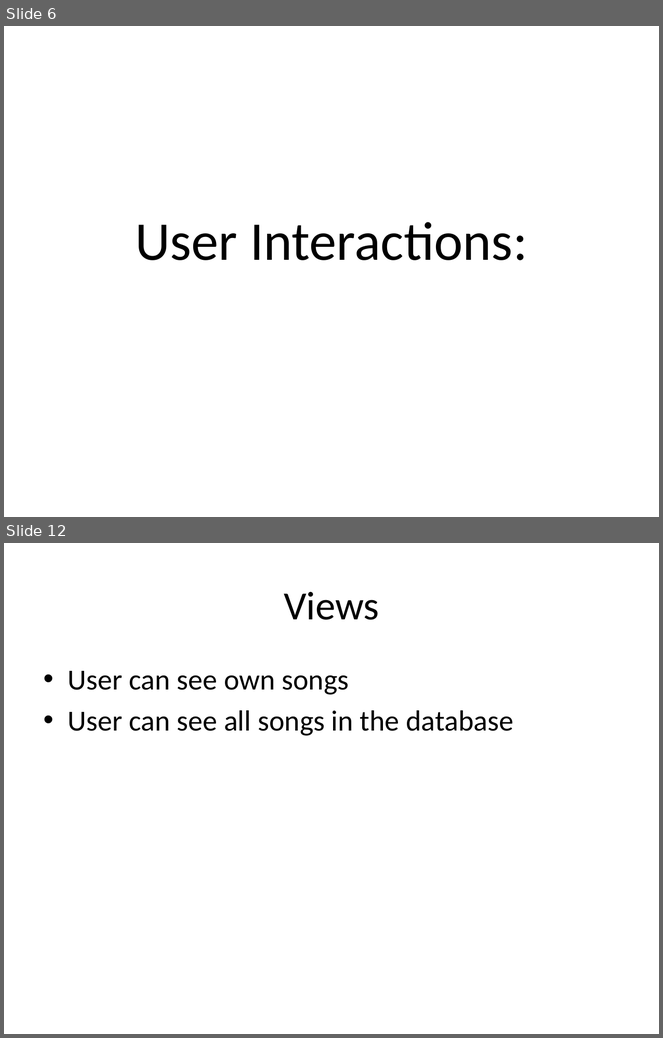
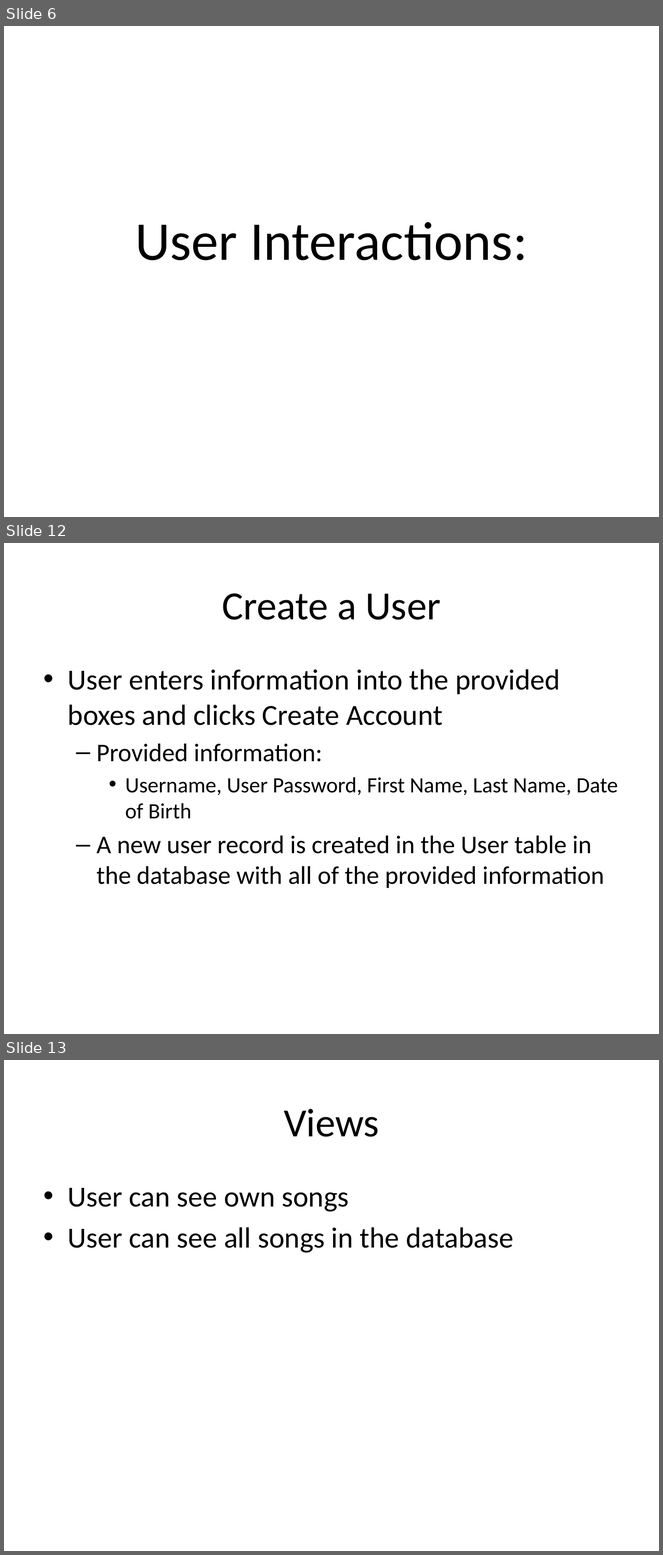
Before and after one commit to walkerq/layers, a slide deck: Project Progress Report.pptx. Shown one above the other, each under a label of ours: slides 6 and 12 before the commit, slides 6, 12 and 13 after it; the slides between them are not shown. The pictures are 663x1038 and 663x1555 pixels, drawn with LibreOffice and Linux fonts; fonts in the diff are those of the drawing. Boxes give left, top, right and bottom in pixels: in the first picture for what was removed or moved away, otherwise in the second. Text is boxed around its words. In the diff, an @@ line names an element or a change of style, - is before the commit and + after.

Commit message:
Added files via upload
Changed:
Slide 7 diagram (removed delete)
Slide 8 description...added bottom line
Slide 10 entirely
Slide 12 is new
Slide 14 is new

```diff
--- a/Project Progress Report.pptx
+++ b/Project Progress Report.pptx
@@ slide 12 added at (4, 543, 659, 1034), background #FFFFFF @@
@@ title added at (222, 593, 441, 620), 44 pt, text #000000 @@
+Create a User
@@ text added at (68, 669, 618, 888), 28 pt, text #000000 @@
+• User enters information into the provided boxes and clicks Create Account
+  – Provided information:
+    • Username, User Password, First Name, Last Name, Date of Birth
+  – A new user record is created in the User table in the database with all of the provided information
@@ what was slide 12 is now slide 13 @@
```
Also in this commit, not shown: 5 slides changed, 2 other slides added, 1 slide removed.
